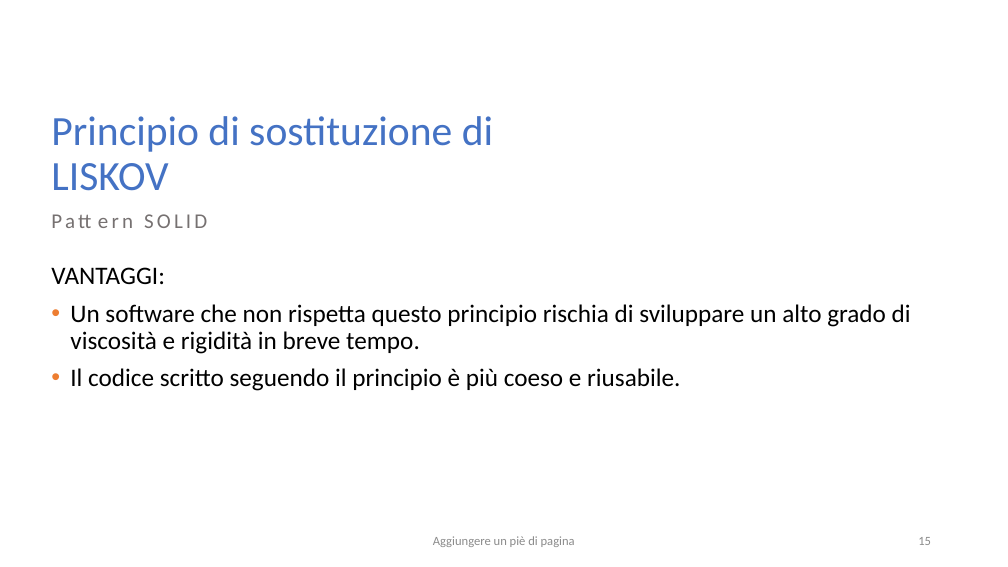
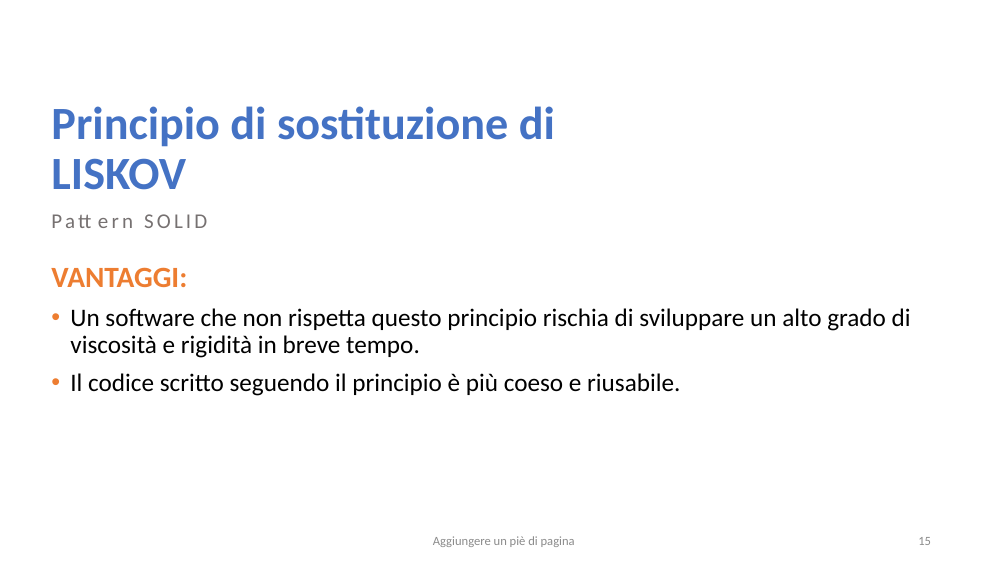
Before and after one commit to salvalai-matteo/EventBookDocumentation, a slide deck: slide 15 of Progetto Ingegneria SW.pptx. Drawn at 1008x567 pixels with LibreOffice and Linux fonts; fonts in the diff are those of the drawing. Boxes give left, top, right and bottom in pixels: in the first picture for what was removed or moved away, otherwise in the second. Text is boxed around its words. In the diff, an @@ line names an element or a change of style, - is before the commit and + after.

```diff
--- a/Progetto Ingegneria SW.pptx
+++ b/Progetto Ingegneria SW.pptx
@@ title "Principio di sostituzione di LISKOV" at [51,106,555,190]: size 39.6 to 44 pt, bold on @@
@@ text at [51,267,187,287]: size 24 to 28 pt, text colour #000000 to #ED7D31, bold on in "VANTAGGI:" @@
```
Also in this commit, not shown: 11 other slides changed, 2 slides added, 2 other files.
